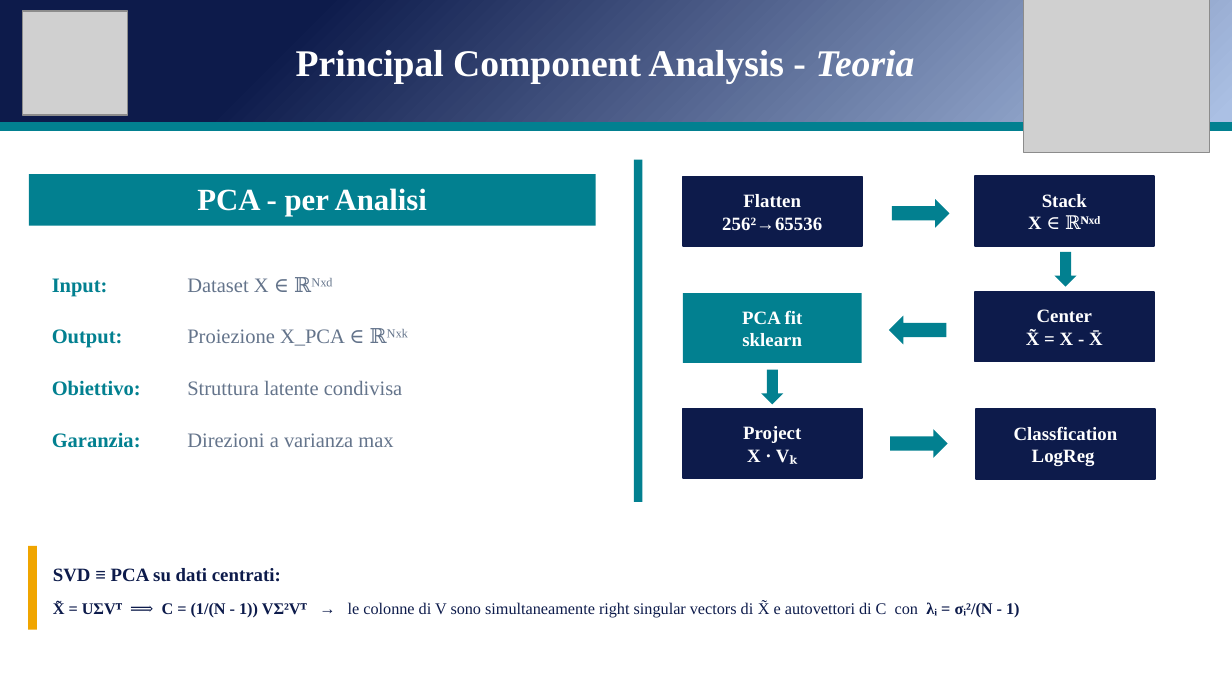
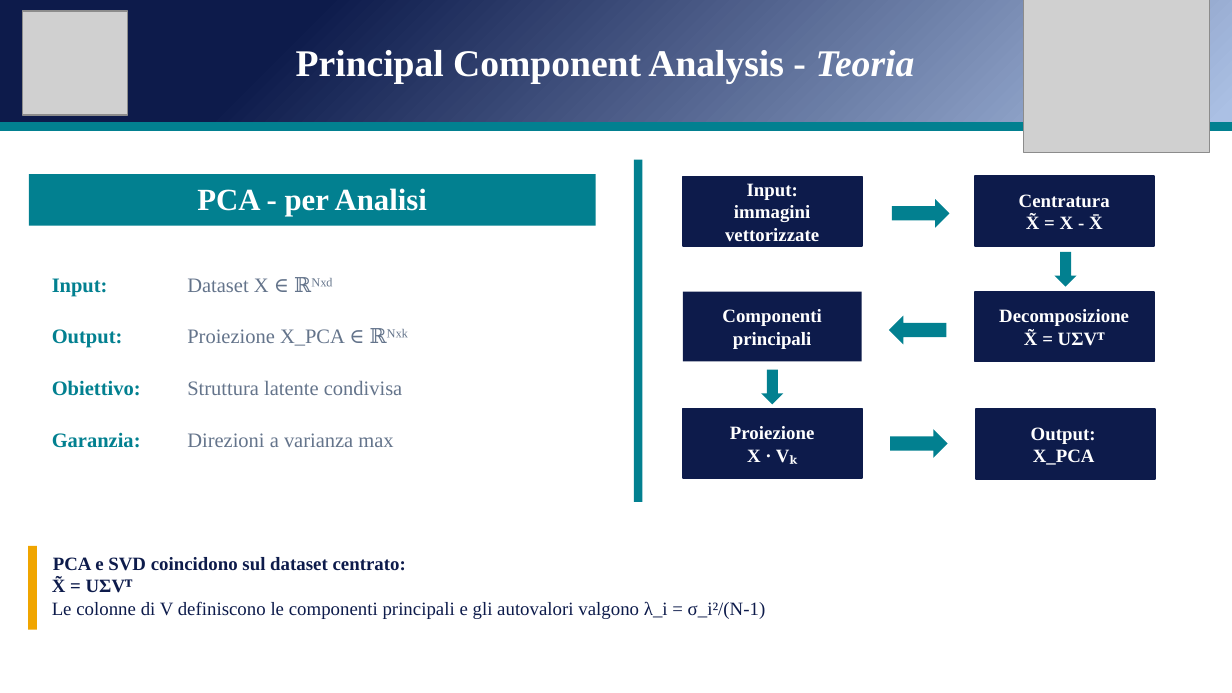
Before and after one commit to andreapatruno1/Image-Compression-and-Analysis, a slide deck: slide 10 of docs/SVD e PCA per l'analisi di immagini mediche.pptx. Drawn at 1232x693 pixels with LibreOffice and Linux fonts; fonts in the diff are those of the drawing; grey boxes stand for pictures. Boxes give left, top, right and bottom in pixels: in the first picture for what was removed or moved away, otherwise in the second. Text is boxed around its words. In the diff, an @@ line names an element or a change of style, - is before the commit and + after.

```diff
--- a/docs/SVD e PCA per l'analisi di immagini mediche.pptx
+++ b/docs/SVD e PCA per l'analisi di immagini mediche.pptx
@@ text in rectangle at box(725, 183, 819, 241): text changed @@
-Flatten
-256²→65536
+Input:
+immagini vettorizzate
@@ text in rectangle at box(1019, 194, 1110, 229): text changed @@
-Stack
-X ∈ ℝᴺˣᵈ
+Centratura
+X̃ = X - X̄
@@ rectangle "Componenti principali" at box(683, 292, 861, 362): fill #028090 to #0D1B4B @@
@@ text in rectangle at box(722, 309, 822, 349): text changed @@
-PCA fit
-sklearn
+Componenti principali
@@ text in rectangle at box(999, 309, 1129, 346): text changed @@
-Center
-X̃ = X - X̄
+Decomposizione
+X̃ = UΣVᵀ
@@ text in rectangle at box(730, 426, 814, 439): text changed @@
-Project
+Proiezione
@@ text in rectangle at box(1031, 427, 1096, 465): text changed @@
-Classfication
-LogReg
+Output:
+X_PCA
@@ text at box(53, 557, 406, 571): text changed @@
-SVD ≡ PCA su dati centrati:
+PCA e SVD coincidono sul dataset centrato:
@@ text at box(52, 578, 766, 619): text changed; size 9.5 to 11 pt @@
-X̃ = UΣVᵀ ⟹ C = (1/(N - 1)) VΣ²Vᵀ → le colonne di V sono simultaneamente right singular vectors di X̃ e autovettori di C con λᵢ = σᵢ²/(N - 1)
+X̃ = UΣVᵀ
+Le colonne di V definiscono le componenti principali e gli autovalori valgono λ_i = σ_i²/(N-1)
```
Also in this commit, not shown: 11 other slides changed, 9 other files.
